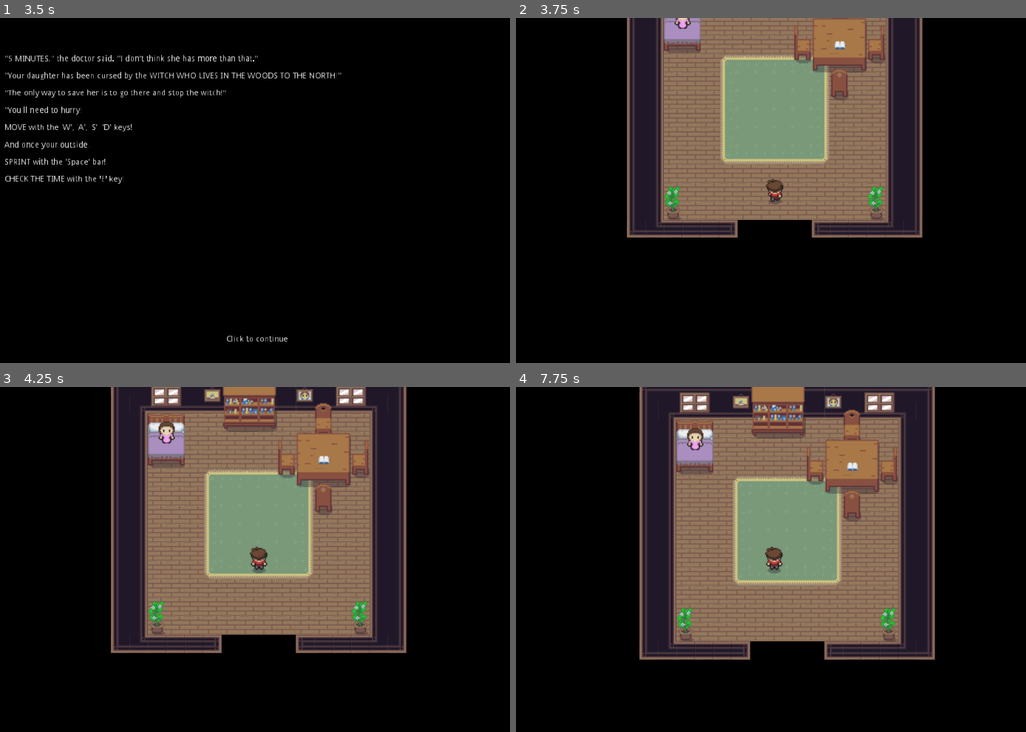
Above: before the commit, frames 1-4 (two rows, left to right).
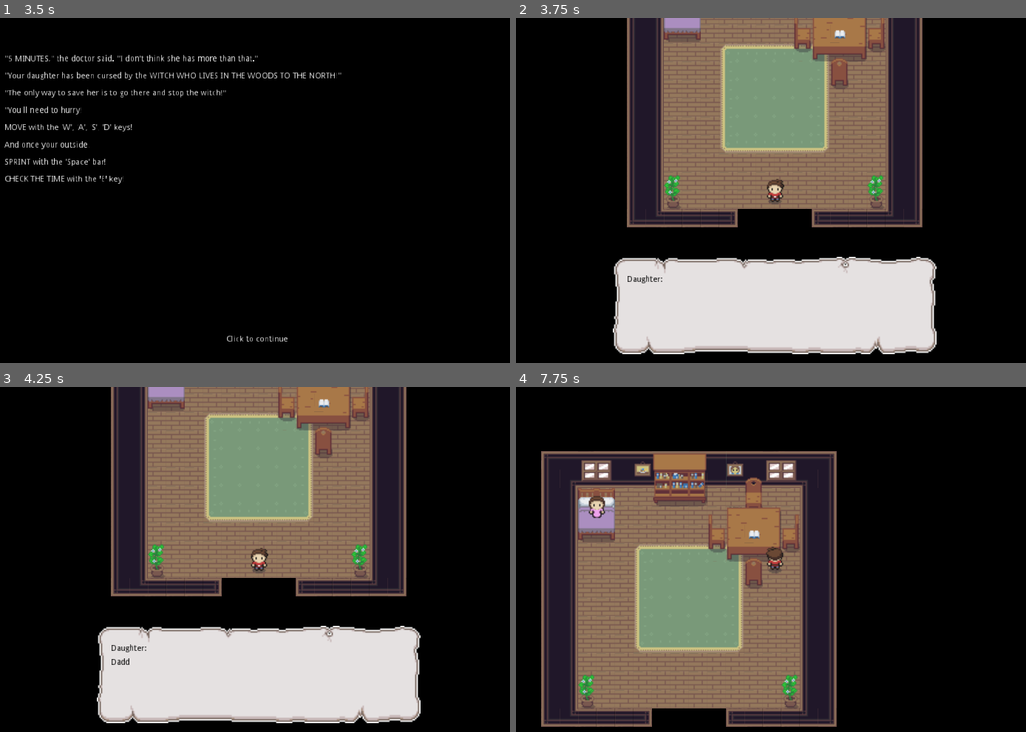
Above: after the commit, the same moments.

Repository: HaywardMorihara/2021AprGameJam
Game: Godot game, scene res://menu/MainMenu.tscn
Same seed, same stepped clock (60 frames per second), same inputs: the game is played once before the commit and once after it.
Inputs (mouse positions are in pixels of both pictures, inside the frame that each line leads up to):
- Up to frame 1 (3.5 s): click "Start" at 0.5 s; tap Enter (interact) at 1.25, 1.35, 2, 2.3, 2.75, 2.85 s; move the mouse to (387, 173) at 1.27 s; hold D (right) 1.28-2.03 s; move the mouse to (142, 207) at 2.02 s; hold S (down) 2.03-2.78 s; tap Q (check_watch) at 2.1 s; move the mouse to (316, 114) at 2.77 s; hold D (right) from 2.78 s (still down)
- Up to frame 2 (3.75 s): tap Enter (interact) at 3.5 s; move the mouse to (745, 259) at 3.52 s; release D (right) at 3.53 s; hold W (up) from 3.53 s (still down); click (745, 259) at 3.6 s
- Up to frame 3 (4.25 s): keep holding W (up); tap Enter (interact) at 3.8 s
- Up to frame 4 (7.75 s): move the mouse to (954, 611) at 4.27 s; release W (up) at 4.28 s; hold Space (sprint) 4.28-5.03 s; hold A (left) 4.28-5.78 s; tap Enter (interact) at 4.55, 5.1, 6.05, 6.6, 7.55 s; move the mouse to (597, 507) at 5.02 s; move the mouse to (806, 559) at 5.77 s; hold S (down) 5.78-6.53 s; tap Q (check_watch) at 5.85 s; move the mouse to (684, 473) at 6.52 s; hold D (right) 6.53-7.28 s; move the mouse to (903, 542) at 7.27 s; press the mouse at (903, 542) at 7.28 s; hold W (up) from 7.28 s (still down)

Frame 1 is identical in both runs. In frame 2, 27% of the frame differs, in the area x 18-83%, y 0-98%; in frame 3, 39%; in frame 4, 64%, in the area x 4-83%, y 0-99%.

Commit message:
Basic intro animation

Diff:
--- a/house/PlayerInteriorHouse.tscn
+++ b/house/PlayerInteriorHouse.tscn
@@ -47,6 +47,7 @@
 
 [sub_resource type="Animation" id=3]
 resource_name = "MovePlayer"
+length = 3.0
 tracks/0/type = "value"
 tracks/0/path = NodePath("Player:position")
 tracks/0/interp = 1
@@ -54,7 +55,7 @@
 tracks/0/imported = false
 tracks/0/enabled = true
 tracks/0/keys = {
-"times": PoolRealArray( 0, 1 ),
+"times": PoolRealArray( 2, 3 ),
 "transitions": PoolRealArray( 1, 1 ),
 "update": 0,
 "values": [ Vector2( 0, 80 ), Vector2( 0, 0 ) ]
@@ -66,9 +67,15 @@
 tracks/1/imported = false
 tracks/1/enabled = true
 tracks/1/keys = {
-"times": PoolRealArray( 0, 1 ),
-"transitions": PoolRealArray( 1, 1 ),
+"times": PoolRealArray( 0, 1.5, 2, 3 ),
+"transitions": PoolRealArray( 1, 1, 1, 1 ),
 "values": [ {
+"args": [ "Daughter", "Daddy!" ],
+"method": "animation_dialogue"
+}, {
+"args": [  ],
+"method": "animation_dialogue_stop"
+}, {
 "args": [  ],
 "method": "animate_up"
 }, {
--- a/player/DialoguePopup.gd
+++ b/player/DialoguePopup.gd
@@ -13,13 +13,15 @@
 	get_tree().paused = true
 	$AnimationPlayer.play("ShowDialogue")
 
+func dialogue_stop()->void:
+	hide()
+	get_tree().paused = false
+	$ProceedLabel.visible = false
+	$DialogueLabel.percent_visible = 0
 
 func _input(event)->void:
 	if Input.is_action_just_pressed("interact"):
-		hide()
-		get_tree().paused = false
-		$ProceedLabel.visible = false
-		$DialogueLabel.percent_visible = 0
+		dialogue_stop()
 
 func _on_AnimationPlayer_animation_finished(anim_name):
 	set_process_input(true)
--- a/player/Player.gd
+++ b/player/Player.gd
@@ -11,6 +11,7 @@
 
 var require_sprint_release := false
 var is_in_dialogue := false
+var is_in_animation := false
 
 func _ready():
 	$PlayerCanvasLayer/Watch.visible = false
@@ -62,28 +63,39 @@
 
 	# TODO Probably should have this somehwere else...but I think it needs to
 	# be part of _physics_process for optmization
-	if velocity.length() == 0:
-		$PlayerAnimation.animation = "still_down"
-	elif abs(velocity.x) >= abs(velocity.y):
-		if velocity.x < 0:
-			$PlayerAnimation.animation = "moving_left"
+	if not is_in_animation:
+		if velocity.length() == 0:
+			$PlayerAnimation.animation = "still_down"
+		elif abs(velocity.x) >= abs(velocity.y):
+			if velocity.x < 0:
+				$PlayerAnimation.animation = "moving_left"
+			else:
+				$PlayerAnimation.animation = "moving_right"
 		else:
-			$PlayerAnimation.animation = "moving_right"
-	else:
-		if velocity.y < 0:
-			$PlayerAnimation.animation = "moving_up"
-		else:
-			$PlayerAnimation.animation = "moving_down"
+			if velocity.y < 0:
+				$PlayerAnimation.animation = "moving_up"
+			else:
+				$PlayerAnimation.animation = "moving_down"
 
 
 func animate_up():
+	is_in_animation = true
 	$PlayerAnimation.animation = "moving_up"
+	$PlayerAnimation.playing = true
 	$PlayerAnimation.play()
+
 
 func animate_stop():
 	$PlayerAnimation.animation = "still_down"
 	$PlayerAnimation.stop()
+	is_in_animation = false
 
+
+func animation_dialogue(speaker : String, dialogue : String):
+	$PlayerCanvasLayer/DialoguePopup.dialogue_popup(speaker, dialogue)
+
+func animation_dialogue_stop():
+	$PlayerCanvasLayer/DialoguePopup.dialogue_stop()
 
 func _physics_process(delta):
 	_get_input()
